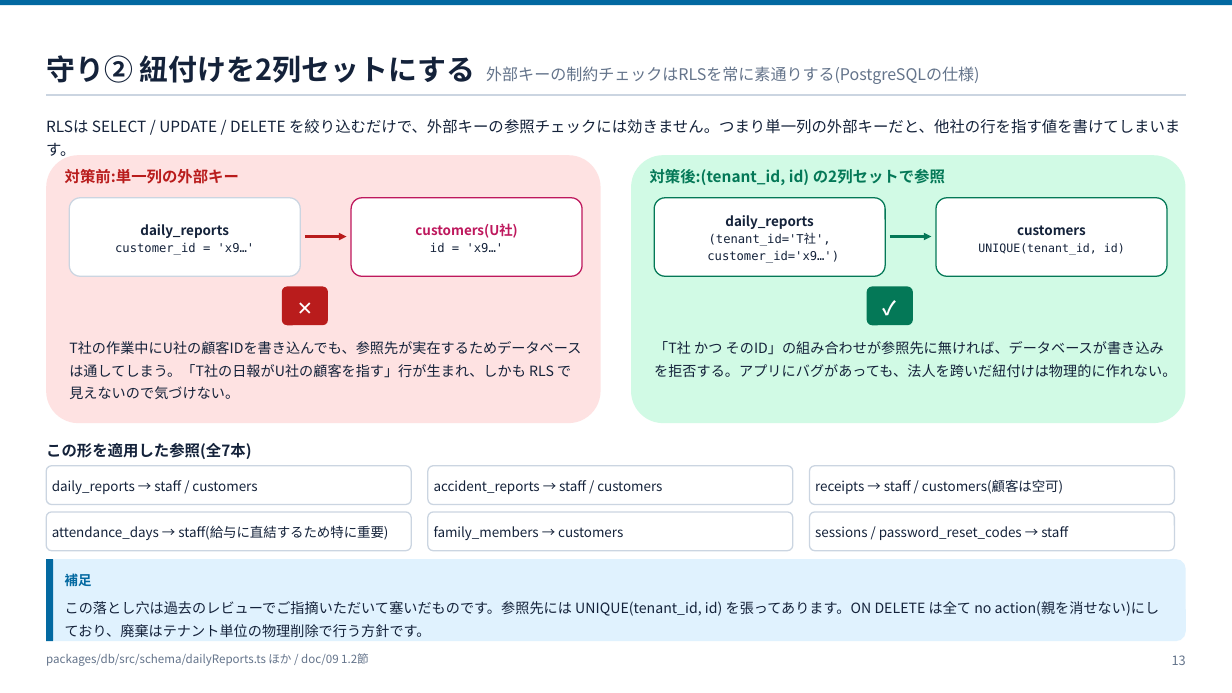
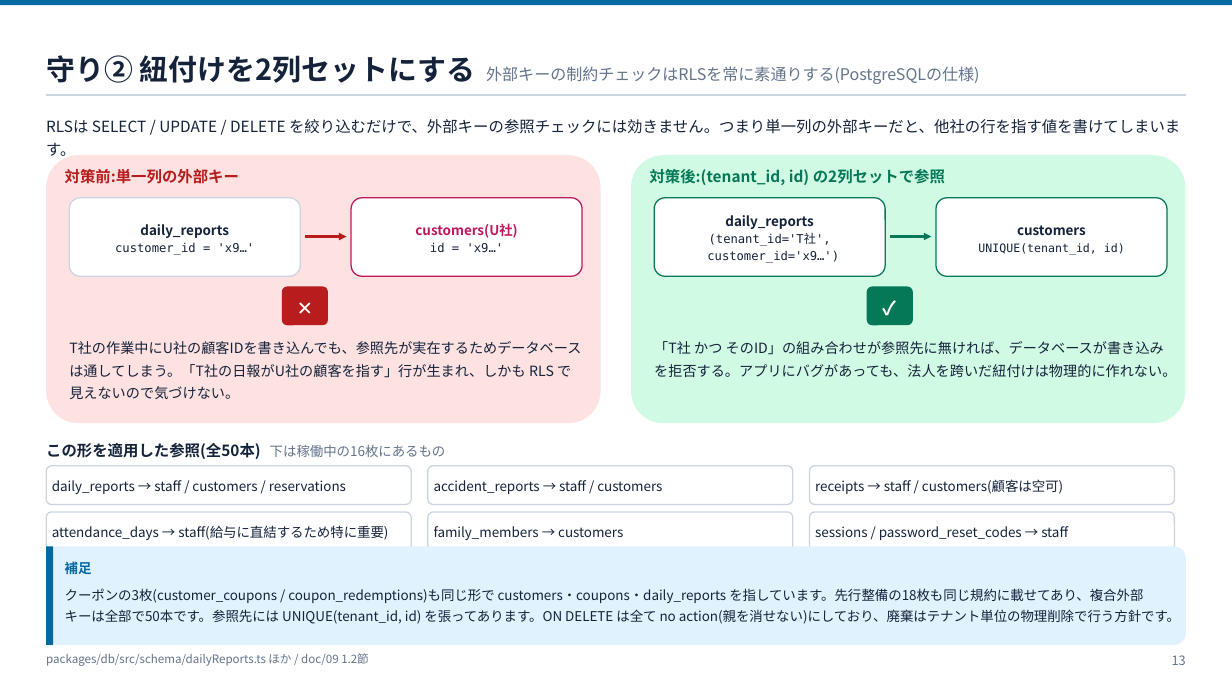
Before and after one commit to ohru131/katahimo-app, a slide deck: slide 13 of doc/12_データベース構造レビュー資料.pptx. Drawn at 1232x693 pixels with LibreOffice and Linux fonts; fonts in the diff are those of the drawing. Boxes give left, top, right and bottom in pixels: in the first picture for what was removed or moved away, otherwise in the second. Text is boxed around its words. In the diff, an @@ line names an element or a change of style, - is before the commit and + after.

```diff
--- a/doc/12_データベース構造レビュー資料.pptx
+++ b/doc/12_データベース構造レビュー資料.pptx
@@ text at [46, 443, 446, 459]: text changed @@
-この形を適用した参照(全7本)
+この形を適用した参照(全50本) 下は稼働中の16枚にあるもの
@@ text in rounded rectangle at [52, 480, 346, 494]: text changed @@
-daily_reports → staff / customers
+daily_reports → staff / customers / reservations
@@ rounded rectangle: place and size @@
-rounded rectangle at [46, 559, 1186, 641]
+rounded rectangle at [46, 546, 1186, 645]
@@ rectangle: place and size @@
-rectangle at [46, 559, 53, 641]
+rectangle at [46, 546, 53, 645]
@@ text "補足": place and size @@
-text "補足" at [65, 573, 92, 586]
+text "補足" at [65, 561, 92, 574]
@@ text at [65, 588, 1180, 624]: text changed; size 11 to 10.5 pt @@
-この落とし穴は過去のレビューでご指摘いただいて塞いだものです。参照先には UNIQUE(tenant_id, id) を張ってあります。ON DELETE は全て no action(親を消せない)にしており、廃棄はテナント単位の物理削除で行う方針です。
+クーポンの3枚(customer_coupons / coupon_redemptions)も同じ形で customers・coupons・daily_reports を指しています。先行整備の18枚も同じ規約に載せてあり、複合外部キーは全部で50本です。参照先には UNIQUE(tenant_id, id) を張ってあります。ON DELETE は全て no action(親を消せない)にしており、廃棄はテナント単位の物理削除で行う方針です。
```
Also in this commit, not shown: 6 other slides changed, 4 other files.
